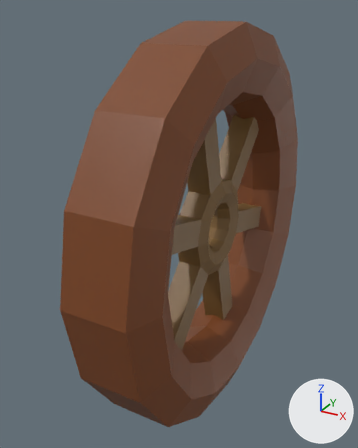
Renders of the glTF model assets/wheel.glb from each side of a commit.
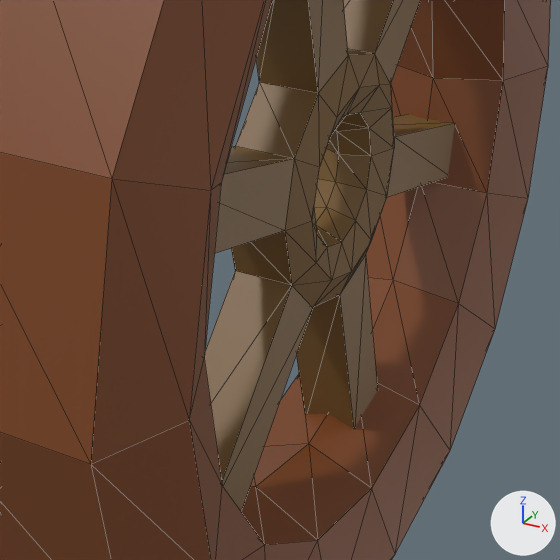
Each version appears first whole from a camera (50 mm lens) standing at (1.198, -2.572, 1.249) and looking at (-0.168, -0.089, 0.007), and next in a close-up on the part from 26% to 84% of the width and 36% to 82% of the height. The lights are fixed; the arrows at lower right show +X, +Y and +Z. The close-ups show mesh edges as thin lines. Where no turn or scale is listed for an object, it has been applied to the vertices.

Script lines for the objects in view, before the commit:
```python
me_torus = bpy.data.meshes.new('Torus')
me_torus.from_pydata(...)  # 112 vertices, 224 faces; spans x -0.25..0.25, y -1.18..1.18, z -1.18..1.18
me_torus.materials.append(mat_material_002)  # brown #7c441f
me_torus_002 = bpy.data.meshes.new('Torus.002')
me_torus_002.from_pydata(...)  # 108 vertices, 216 faces; spans x -0.1..0.1, y -0.77..0.78, z -0.78..0.77
me_torus_002.materials.append(mat_material_001)  # brown #7c5d32
ob_torus = bpy.data.objects.new('Torus', me_torus)
ob_torus.location = (0.0, 0.0, 0.0)
ob_torus_002 = bpy.data.objects.new('Torus.002', me_torus_002)
ob_torus_002.location = (0.0, 0.0, 0.0)
```
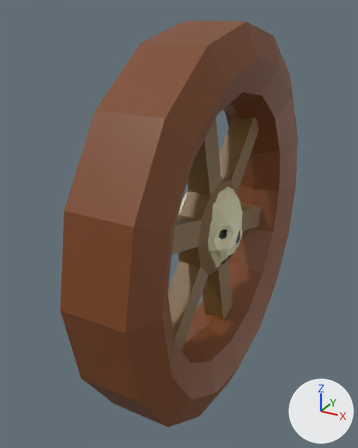
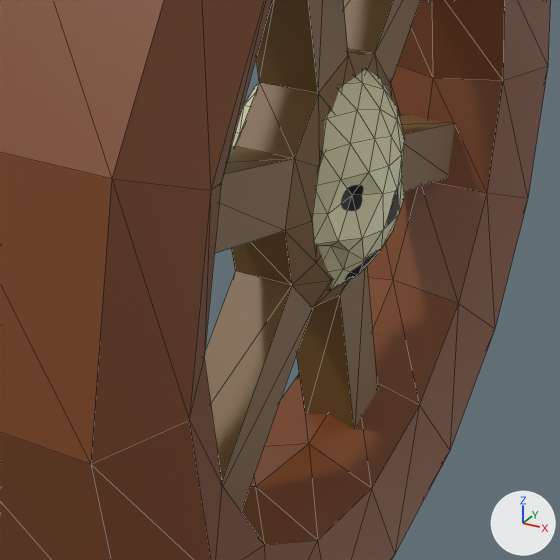
What the commit changed:
Picture 'Material' (img_material) is new.
Material 'Material.003' (mat_material_003) is new.
Its texture is img_material.
Mesh me_icosphere_001 is new.
It has 162 vertices, 320 faces and spans x -0.203..0.203, y -0.229..0.229, z -0.286..0.286.
It uses material mat_material_003 (picture img_material).
Object 'Icosphere' (ob_icosphere) is new; it shows me_icosphere_001.
Its location is (0.0, 0.0, 0.0).

What differs and where, as boxes (x1, y1, x2, y2) in the close-ups (560 x 560 px):
'Icosphere', added (yellow): after (231, 70, 405, 290)
